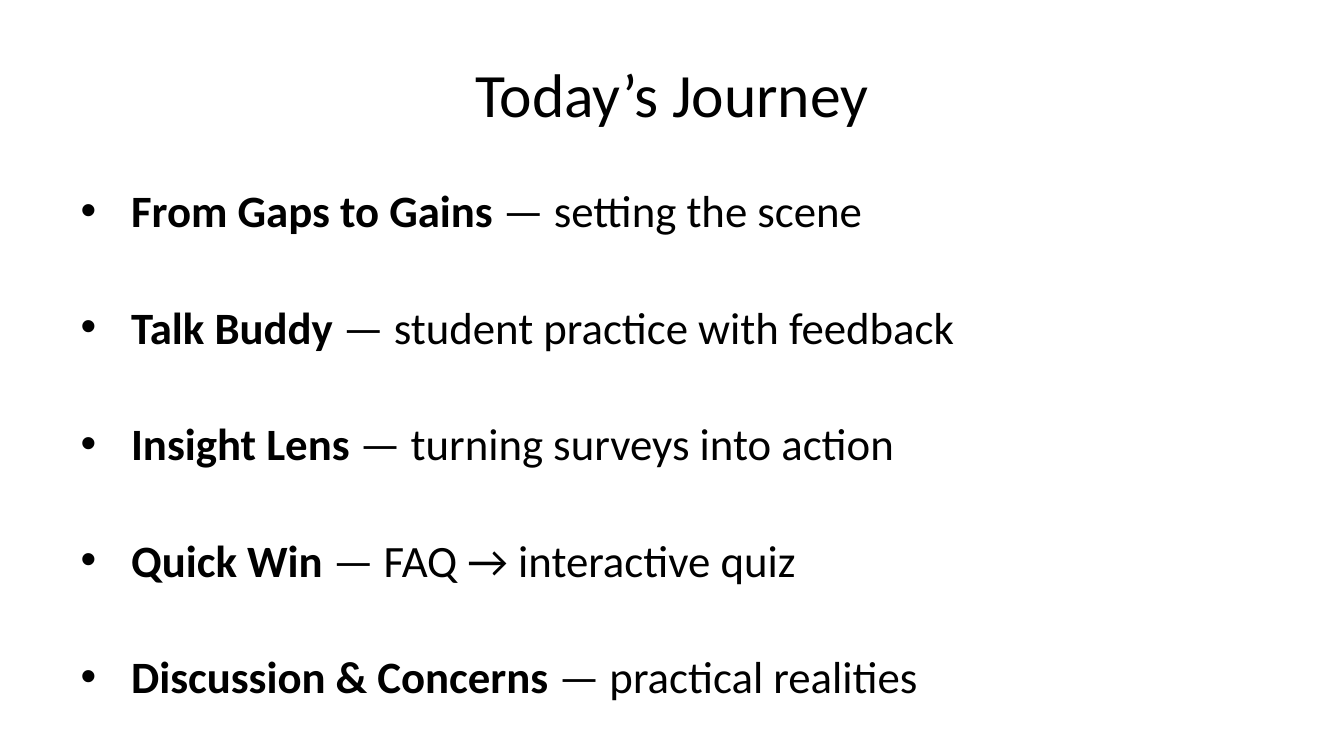
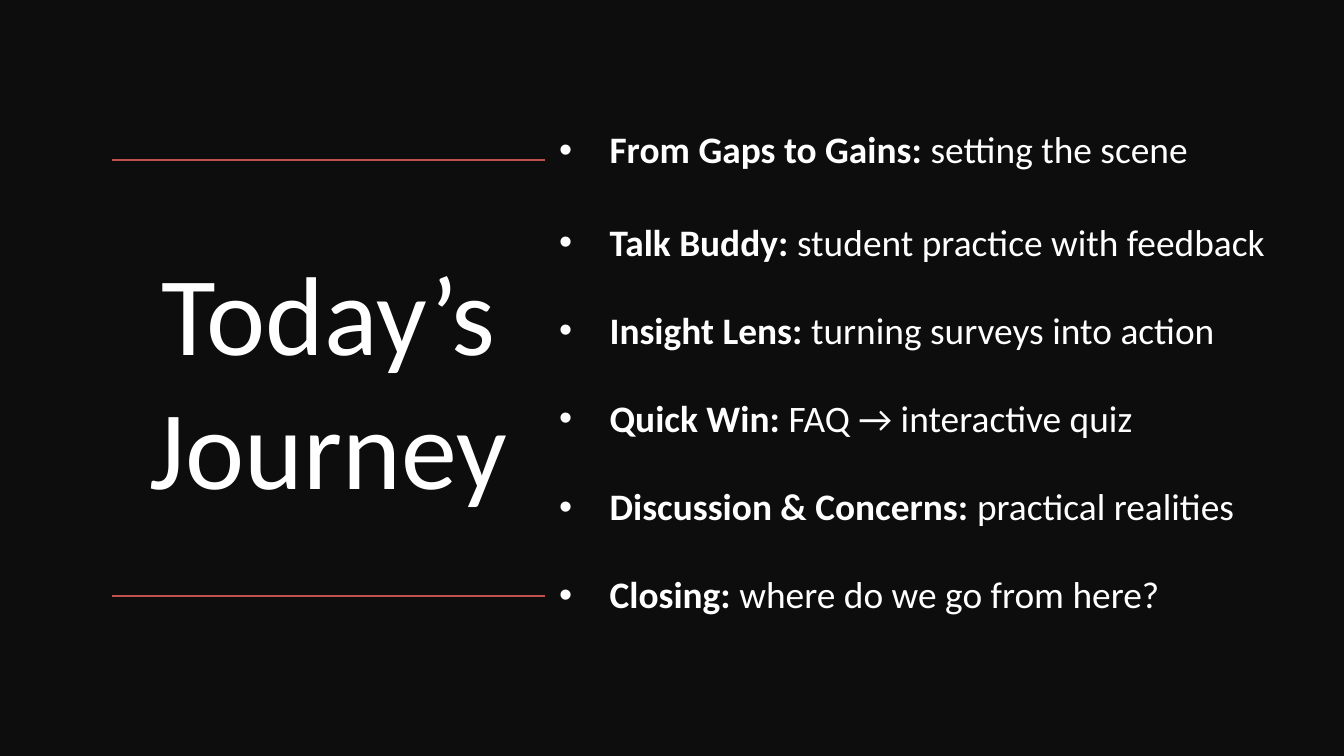
Before and after one commit to michaelborck-education/michaelborck.education, a slide deck: slide 2 of ai/downloads/presentation.pptx (slide 3 before the commit). Drawn at 1344x756 pixels with LibreOffice and Linux fonts; fonts in the diff are those of the drawing. Boxes give left, top, right and bottom in pixels: in the first picture for what was removed or moved away, otherwise in the second. Text is boxed around its words. In the diff, an @@ line names an element or a change of style, - is before the commit and + after.

```diff
--- a/ai/downloads/presentation.pptx
+++ b/ai/downloads/presentation.pptx
@@ rectangle added at [0,0,1344,755], fill #0D0D0D @@
@@ text "From Gaps to Gains: setting ..." at [610,137,1265,615]: vertical alignment top to middle @@
@@ text at [610,137,1265,615]: text changed; size 24 to 20 pt; text colour #000000 to #FFFFFF @@
-• From Gaps to Gains — setting the scene
-• Talk Buddy — student practice with feedback
-• Insight Lens — turning surveys into action
-• Quick Win — FAQ → interactive quiz
-• Discussion & Concerns — practical realities
-• Closing Reflection — where do we go from here?
+• From Gaps to Gains: setting the scene
+• Talk Buddy: student practice with feedback
+• Insight Lens: turning surveys into action
+• Quick Win: FAQ → interactive quiz
+• Discussion & Concerns: practical realities
+• Closing: where do we go from here?
@@ title "Today’s Journey": place and size @@
-title "Today’s Journey" at [475,74,868,127]
+title "Today’s Journey" at [150,276,507,507]
@@ title "Today’s Journey" at [150,276,507,507]: size 33 to 60 pt, text colour #000000 to #FFFFFF @@
@@ line added from (546, 160) to (112, 160), #C0504D 1 pt @@
@@ line added from (546, 597) to (112, 597), #C0504D 1 pt @@
```
Also in this commit, not shown: 10 other slides changed, 2 slides removed, 1 other file.
